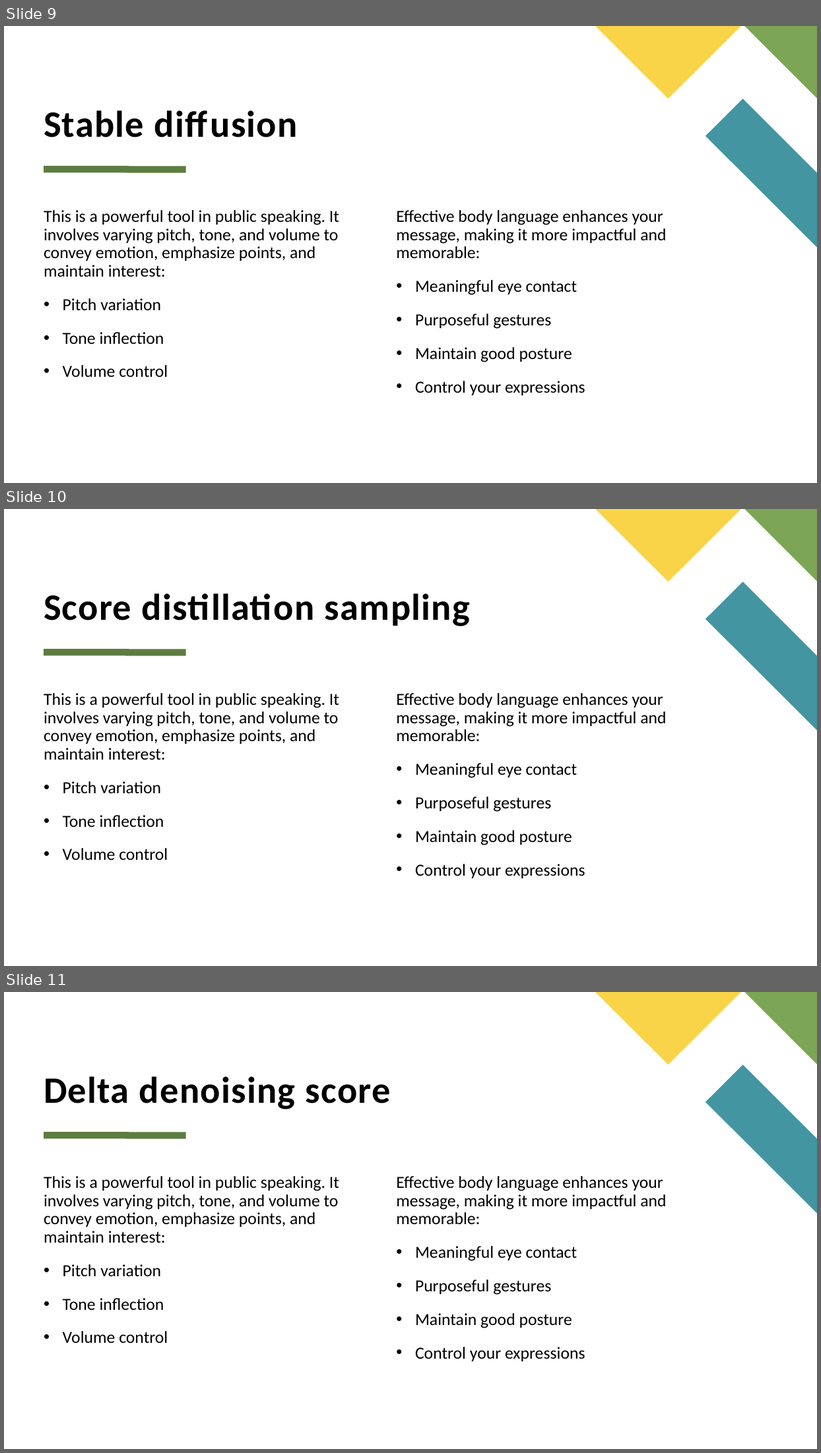
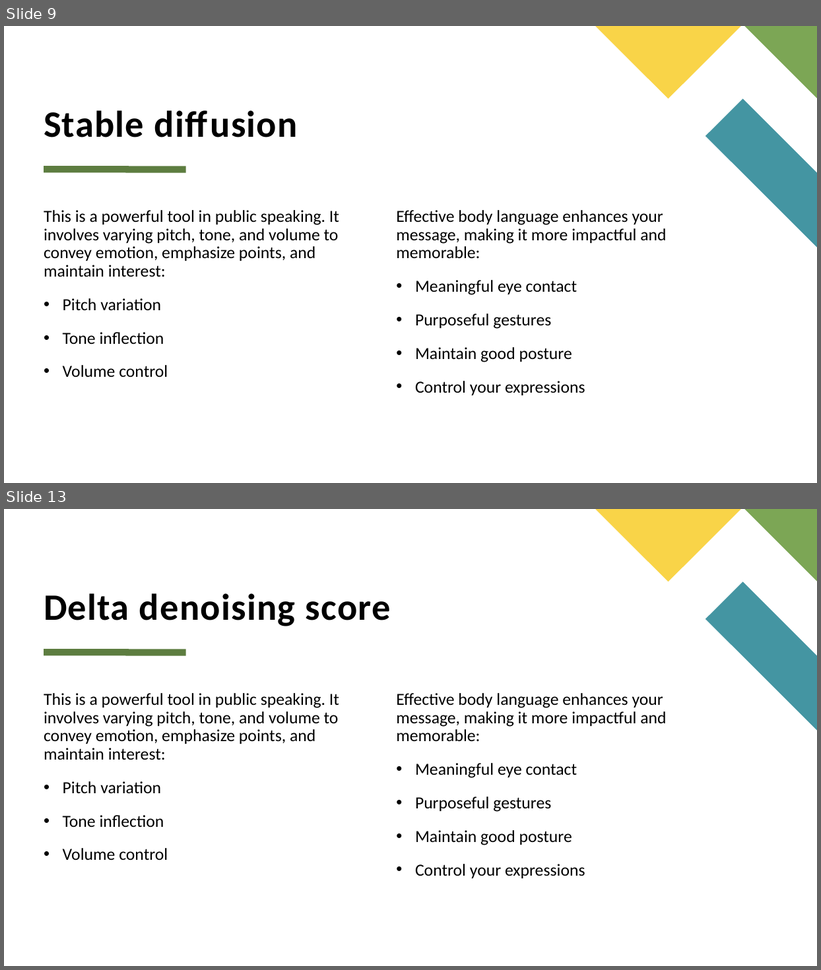
Before and after one commit to Anh26535D/cpp, a slide deck: report_computer_vision.pptx. Shown one above the other, each under a label of ours: slides 9, 10 and 11 before the commit, slides 9 and 13 after it; the slides between them are not shown. The pictures are 821x1453 and 821x970 pixels, drawn with LibreOffice and Linux fonts; fonts in the diff are those of the drawing. Boxes give left, top, right and bottom in pixels: in the first picture for what was removed or moved away, otherwise in the second. Text is boxed around its words. In the diff, an @@ line names an element or a change of style, - is before the commit and + after.

```diff
--- a/report_computer_vision.pptx
+++ b/report_computer_vision.pptx
@@ slide 10 removed at [4, 509, 817, 966], background #FFFFFF; not listed: 4 template elements that a slide beside it also shows @@
@@ title removed at [44, 593, 470, 626] @@
-Score distillation sampling
@@ text removed at [44, 693, 339, 860] @@
-This is a powerful tool in public speaking. It involves varying pitch, tone, and volume to convey emotion, emphasize points, and maintain interest:
-  • Pitch variation
-  • Tone inflection
-  • Volume control
@@ text removed at [396, 693, 666, 879] @@
-Effective body language enhances your message, making it more impactful and memorable:
-  • Meaningful eye contact
-  • Purposeful gestures
-  • Maintain good posture
-  • Control your expressions
@@ what was slide 11 is now slide 13 @@
```
Also in this commit, not shown: 1 slide changed, 3 slides added.
